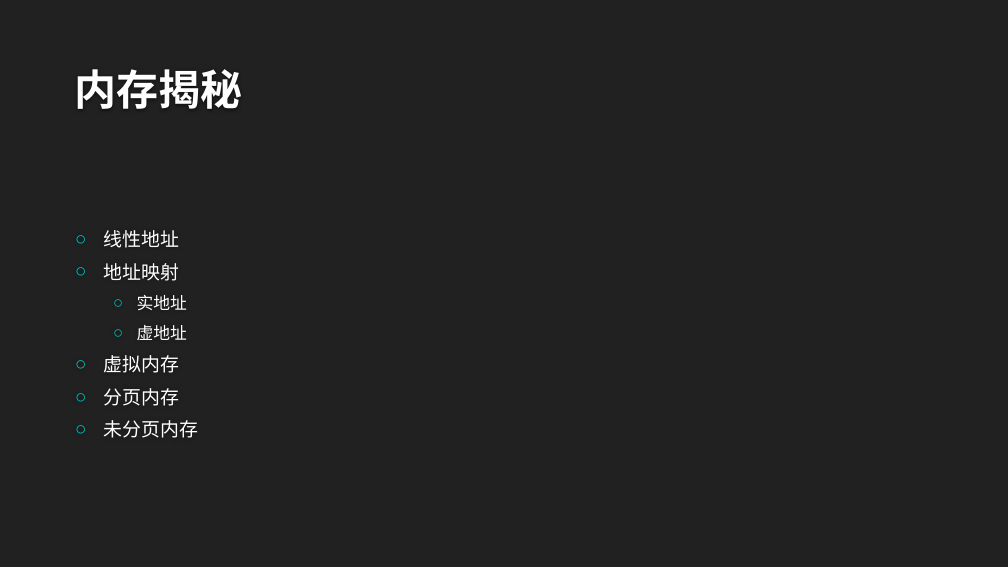
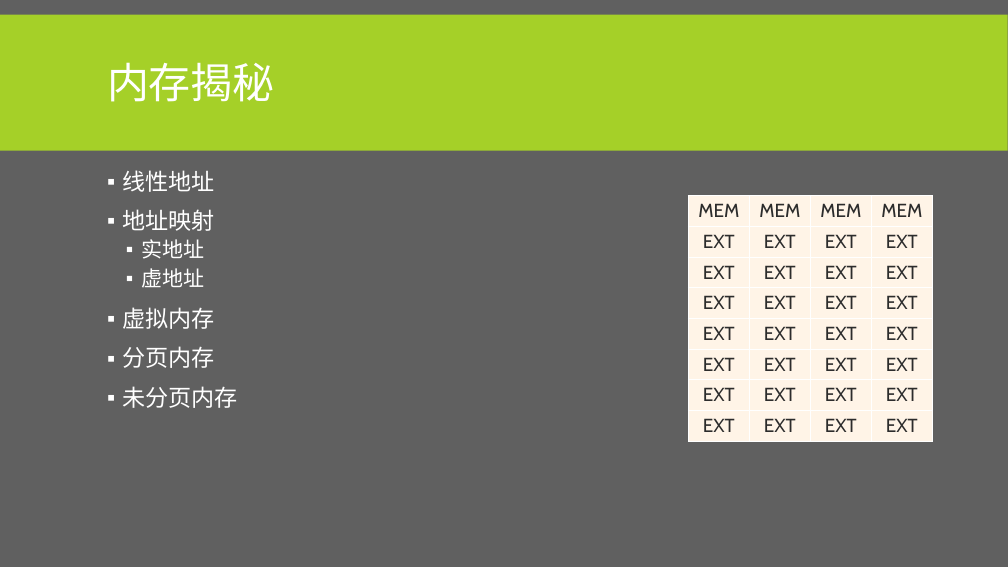
Before and after one commit to albertclass/Lessons, a slide deck: slide 19 of advance c++/courseware.pptx. Drawn at 1008x567 pixels with LibreOffice and Linux fonts; fonts in the diff are those of the drawing; background and template pictures are left out. Boxes give left, top, right and bottom in pixels: in the first picture for what was removed or moved away, otherwise in the second. Text is boxed around its words. In the diff, an @@ line names an element or a change of style, - is before the commit and + after.

```diff
--- a/advance c++/courseware.pptx
+++ b/advance c++/courseware.pptx
@@ background #212121 to #606060 @@
@@ rectangle added at <box>0,14,1008,150</box>, fill #A5D028 @@
@@ title "内存揭秘": place and size @@
-title "内存揭秘" at <box>75,69,243,109</box>
+title "内存揭秘" at <box>107,62,275,102</box>
@@ title "内存揭秘" at <box>107,62,275,102</box>: font TeX Gyre Adventor to Cabin, text colour #FEFEFE to #FFFFFF, bold off; line spacing 1 to 0.85; vertical alignment bottom to middle @@
@@ text "线性地址": place and size @@
-text "线性地址" at <box>104,230,198,438</box>
+text "线性地址" at <box>122,170,237,408</box>
@@ text "线性地址" at <box>122,170,237,408</box>: size 18 to 22 pt in "线性地址", "地址映射", "虚拟内存", "分页内存" and 1 more places; font TeX Gyre Adventor to Cabin; size 16 to 20 pt in "实地址", "虚地址"; bullet ○ to ▪; line spacing 1 to 0.9; more space between paragraphs; bullet colour #00C6BB to #FFFFFF; less space between paragraphs; vertical alignment middle to top @@
@@ table added at <box>689,196,934,441</box>, 8 rows, 4 columns @@
+MEM | MEM | MEM | MEM
+EXT | EXT | EXT | EXT
+EXT | EXT | EXT | EXT
+EXT | EXT | EXT | EXT
+EXT | EXT | EXT | EXT
+EXT | EXT | EXT | EXT
+EXT | EXT | EXT | EXT
+EXT | EXT | EXT | EXT
```
Also in this commit, not shown: 28 other slides changed, 5 slides added, 2 other files.
